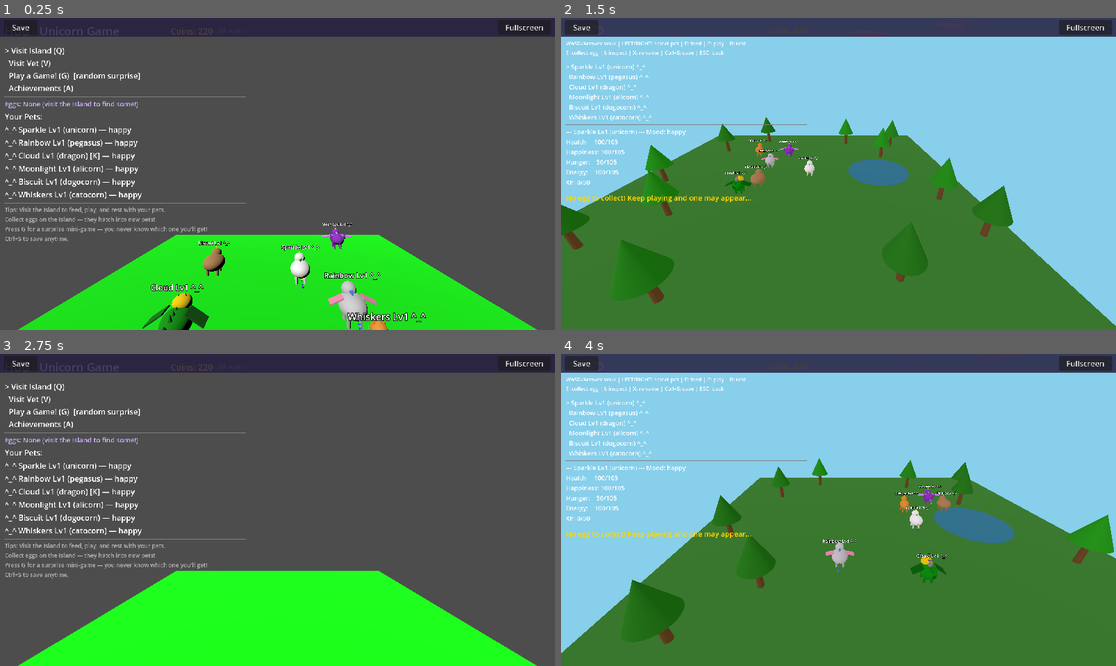
Above: before the commit, frames 1-4 (two rows, left to right).
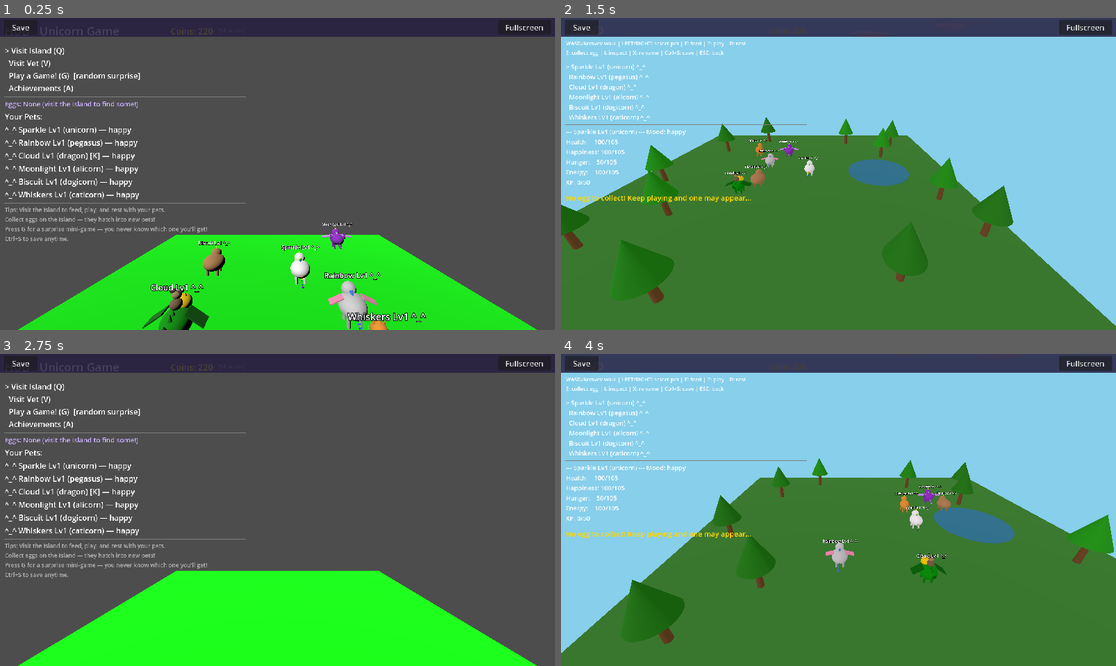
Above: after the commit, the same moments.

Repository: cooneycw/unicorn-game
Game: Godot game, scene res://scenes/Main.tscn
Two runs of this game, one before a commit and one after it. Both use one fixed random seed, a clock stepped at 60 frames per second and the inputs below.
Inputs:
- Up to frame 1 (0.25 s): no input
- Up to frame 2 (1.5 s): tap Enter at 0.5 s; hold D 0.53-1.28 s; tap B at 0.6 s; tap Space at 0.77, 1.07 s; tap E at 0.8, 1.35 s; hold S from 1.28 s (still down)
- Up to frame 3 (2.75 s): tap Space at 1.52, 1.82 s; tap B at 1.55, 2.1 s; release S at 2.03 s; hold D from 2.03 s (still down); tap E at 2.3 s
- Up to frame 4 (4 s): tap Space at 2.75, 3.02, 3.32, 3.77 s; release D at 2.78 s; hold W 2.78-3.53 s; tap M at 2.85 s; tap B at 3.05 s; hold A from 3.53 s (still down); hold Ctrl from 3.53 s (still down); tap E at 3.8 s

The runs differ from the first frame. In frame 1, 0.3% of the frame differs, in the area x 13-34%, y 51-94%; in frame 2, less than 0.1%; in frame 3, 0.2%; in frame 4, 0.1%.

Commit message:
fix: koala rider visibility, rename dogocorn/catocorn to dogicorn/caticorn
- Fix koala guarantee bug: set has_koala data before building Pet visuals
- Make koala rider larger (~50% bigger) with warm brown/tan coloring and pink inner ears
- Rename dogocorn → dogicorn and catocorn → caticorn across all scripts
- Add backward compatibility: JSON loader and CSV importer map old type names automatically

Co-Authored-By: Claude Opus 4.6 <noreply@anthropic.com>

Diff:
--- a/scripts/AchievementManager.gd
+++ b/scripts/AchievementManager.gd
@@ -78,7 +78,7 @@
 	# Dog Lover
 	var dog_count = 0
 	for pid in all_pets.keys():
-		if all_pets[pid]["type"] == "dogocorn":
+		if all_pets[pid]["type"] == "dogicorn":
 			dog_count += 1
 	if dog_count >= 3:
 		_try_unlock("dog_lover")
@@ -86,7 +86,7 @@
 	# Cat Lover
 	var cat_count = 0
 	for pid in all_pets.keys():
-		if all_pets[pid]["type"] == "catocorn":
+		if all_pets[pid]["type"] == "caticorn":
 			cat_count += 1
 	if cat_count >= 3:
 		_try_unlock("cat_lover")
--- a/scripts/GameManager.gd
+++ b/scripts/GameManager.gd
@@ -77,8 +77,8 @@
 	"pegasus": [Color.LIGHT_GRAY, Color(0.75, 0.75, 0.75), Color(0.53, 0.81, 0.92), Color(0.73, 0.56, 0.87)],
 	"dragon": [Color(0.0, 0.6, 0.0), Color(0.0, 0.75, 0.0), Color(0.4, 0.0, 0.6), Color(1.0, 0.5, 0.0)],
 	"alicorn": [Color(0.6, 0.2, 0.8), Color(0.1, 0.1, 0.7), Color.WHITE],
-	"dogocorn": [Color(0.72, 0.53, 0.34), Color(0.95, 0.87, 0.73), Color(0.3, 0.3, 0.3), Color(1.0, 0.85, 0.6)],
-	"catocorn": [Color(0.95, 0.6, 0.2), Color(0.2, 0.2, 0.2), Color(0.85, 0.85, 0.85), Color(0.75, 0.55, 0.35)],
+	"dogicorn": [Color(0.72, 0.53, 0.34), Color(0.95, 0.87, 0.73), Color(0.3, 0.3, 0.3), Color(1.0, 0.85, 0.6)],
+	"caticorn": [Color(0.95, 0.6, 0.2), Color(0.2, 0.2, 0.2), Color(0.85, 0.85, 0.85), Color(0.75, 0.55, 0.35)],
 }
 
 func _ready():
@@ -121,9 +121,15 @@
 	for key in saved_pets.keys():
 		var pet_id = int(key)
 		var pet_data = saved_pets[key]
+		# Map old type names to new names
+		var loaded_type = str(pet_data.get("type", "unicorn"))
+		if loaded_type == "dogocorn":
+			loaded_type = "dogicorn"
+		elif loaded_type == "catocorn":
+			loaded_type = "caticorn"
 		pets[pet_id] = {
 			"name": str(pet_data.get("name", "Pet")),
-			"type": str(pet_data.get("type", "unicorn")),
+			"type": loaded_type,
 			"health": int(pet_data.get("health", 100)),
 			"happiness": int(pet_data.get("happiness", 100)),
 			"hunger": int(pet_data.get("hunger", 50)),
@@ -275,9 +281,9 @@
 	elif roll < 0.65:
 		return "dragon"
 	elif roll < 0.77:
-		return "dogocorn"
+		return "dogicorn"
 	elif roll < 0.89:
-		return "catocorn"
+		return "caticorn"
 	else:
 		return "alicorn"
 
--- a/scripts/Main.gd
+++ b/scripts/Main.gd
@@ -216,23 +216,26 @@
 
 func _spawn_starting_pets():
 	var pet_names = ["Sparkle", "Rainbow", "Cloud", "Moonlight", "Biscuit", "Whiskers"]
-	var pet_types = ["unicorn", "pegasus", "dragon", "alicorn", "dogocorn", "catocorn"]
-
+	var pet_types = ["unicorn", "pegasus", "dragon", "alicorn", "dogicorn", "caticorn"]
+
+	# Create pet data first (before spawning visuals)
 	for i in range(pet_names.size()):
-		var pet_id = game_manager.add_pet(pet_names[i], pet_types[i])
-		_spawn_pet_in_world(pet_id)
-
-	# Guarantee at least one pet has a koala rider
+		game_manager.add_pet(pet_names[i], pet_types[i])
+
+	# Guarantee at least one pet has a koala rider before building visuals
 	var any_koala = false
 	for pid in game_manager.pets.keys():
 		if game_manager.pets[pid].get("has_koala", false):
 			any_koala = true
 			break
 	if not any_koala:
-		# Give a random starting pet a koala
 		var all_ids = game_manager.pets.keys()
 		var lucky_id = all_ids[randi() % all_ids.size()]
 		game_manager.pets[lucky_id]["has_koala"] = true
+
+	# Now spawn visuals — Pet._ready() will see correct has_koala data
+	for pid in game_manager.pets.keys():
+		_spawn_pet_in_world(pid)
 
 	_refresh_pet_list()
 
--- a/scripts/Pet.gd
+++ b/scripts/Pet.gd
@@ -5,7 +5,7 @@
 
 var pet_id: int
 var pet_name: String
-var pet_type: String  # "unicorn", "pegasus", "dragon", "alicorn", "dogocorn", "catocorn"
+var pet_type: String  # "unicorn", "pegasus", "dragon", "alicorn", "dogicorn", "caticorn"
 
 var _game_manager
 var _audio_manager
@@ -64,11 +64,11 @@
 	var sphere_mesh = SphereMesh.new()
 
 	match pet_type:
-		"dogocorn":
+		"dogicorn":
 			sphere_mesh.radius = 0.5
 			sphere_mesh.height = 0.9
 			_body_mesh.scale = Vector3(1.1, 0.85, 1.3)  # stocky
-		"catocorn":
+		"caticorn":
 			sphere_mesh.radius = 0.4
 			sphere_mesh.height = 0.75
 			_body_mesh.scale = Vector3(0.9, 0.95, 1.4)  # sleek and long
@@ -90,11 +90,11 @@
 	var head = SphereMesh.new()
 
 	match pet_type:
-		"dogocorn":
+		"dogicorn":
 			head.radius = 0.28
 			head.height = 0.55
 			_head_mesh.position = Vector3(0, 0.3, -0.4)
-		"catocorn":
+		"caticorn":
 			head.radius = 0.22
 			head.height = 0.44
 			_head_mesh.position = Vector3(0, 0.38, -0.38)
@@ -122,10 +122,10 @@
 	var eye_z = -0.55
 	var eye_y = 0.38
 	match pet_type:
-		"dogocorn":
+		"dogicorn":
 			eye_z = -0.58
 			eye_y = 0.35
-		"catocorn":
+		"caticorn":
 			eye_z = -0.52
 			eye_y = 0.4
 
@@ -152,14 +152,14 @@
 
 	# Adjust leg positions for different body shapes
 	match pet_type:
-		"dogocorn":
+		"dogicorn":
 			leg_positions = [
 				Vector3(-0.25, -0.42, -0.25),
 				Vector3(0.25, -0.42, -0.25),
 				Vector3(-0.25, -0.42, 0.25),
 				Vector3(0.25, -0.42, 0.25),
 			]
-		"catocorn":
+		"caticorn":
 			leg_positions = [
 				Vector3(-0.18, -0.45, -0.25),
 				Vector3(0.18, -0.45, -0.25),
@@ -192,12 +192,12 @@
 	var cone_mesh = CylinderMesh.new()
 
 	match pet_type:
-		"dogocorn":
+		"dogicorn":
 			cone_mesh.top_radius = 0.0
 			cone_mesh.bottom_radius = 0.07
 			cone_mesh.height = 0.35
 			horn.position = Vector3(0, 0.55, -0.4)
-		"catocorn":
+		"caticorn":
 			cone_mesh.top_radius = 0.0
 			cone_mesh.bottom_radius = 0.06
 			cone_mesh.height = 0.3
@@ -241,9 +241,9 @@
 			_build_alicorn_features()
 			_build_mane([Color(0.8, 0.6, 0.95)])
 			_build_equine_tail([Color(0.8, 0.6, 0.95)])
-		"dogocorn":
+		"dogicorn":
 			_build_dog_features()
-		"catocorn":
+		"caticorn":
 			_build_cat_features()
 
 func _build_mane(colors: Array):
@@ -599,67 +599,80 @@
 
 func _build_koala():
 	var koala_root = Node3D.new()
-	koala_root.position = Vector3(0, 0.45, 0.05)
+	koala_root.position = Vector3(0, 0.55, 0.05)
 	koala_root.name = "Koala"
 
-	# Body
+	# Body — larger and warm brown
 	var body = MeshInstance3D.new()
 	var body_mesh = SphereMesh.new()
-	body_mesh.radius = 0.12
-	body_mesh.height = 0.2
+	body_mesh.radius = 0.18
+	body_mesh.height = 0.3
 	body.mesh = body_mesh
 	var bmat = StandardMaterial3D.new()
-	bmat.albedo_color = Color(0.55, 0.55, 0.55)
+	bmat.albedo_color = Color(0.5, 0.4, 0.3)  # warm brown
 	body.material_override = bmat
 	koala_root.add_child(body)
 
-	# Head
+	# Head — lighter tan
 	var head = MeshInstance3D.new()
 	var head_mesh = SphereMesh.new()
-	head_mesh.radius = 0.09
-	head_mesh.height = 0.16
+	head_mesh.radius = 0.14
+	head_mesh.height = 0.24
 	head.mesh = head_mesh
-	head.position = Vector3(0, 0.18, -0.05)
+	head.position = Vector3(0, 0.25, -0.06)
 	var hmat = StandardMaterial3D.new()
-	hmat.albedo_color = Color(0.6, 0.6, 0.6)
+	hmat.albedo_color = Color(0.65, 0.55, 0.4)  # lighter tan
 	head.material_override = hmat
 	koala_root.add_child(head)
 
-	# Round fluffy ears
-	for side in [-1.0, 1.0]:
+	# Round fluffy ears — distinctive dark with pink inner
+	for side in [-1.0, 1.0]:
+		# Outer ear (dark brown)
 		var ear = MeshInstance3D.new()
 		var ear_mesh = SphereMesh.new()
-		ear_mesh.radius = 0.055
-		ear_mesh.height = 0.065
+		ear_mesh.radius = 0.09
+		ear_mesh.height = 0.1
 		ear.mesh = ear_mesh
-		ear.position = Vector3(side * 0.08, 0.25, -0.05)
+		ear.position = Vector3(side * 0.12, 0.35, -0.06)
 		var emat = StandardMaterial3D.new()
-		emat.albedo_color = Color(0.4, 0.4, 0.4)
+		emat.albedo_color = Color(0.35, 0.25, 0.18)
 		ear.material_override = emat
 		koala_root.add_child(ear)
-
-	# Eyes
+		# Inner ear (pink)
+		var inner_ear = MeshInstance3D.new()
+		var ie_mesh = SphereMesh.new()
+		ie_mesh.radius = 0.05
+		ie_mesh.height = 0.06
+		inner_ear.mesh = ie_mesh
+		inner_ear.position = Vector3(side * 0.12, 0.35, -0.1)
+		var ie_mat = StandardMaterial3D.new()
+		ie_mat.albedo_color = Color(0.9, 0.6, 0.6)  # pink
+		inner_ear.material_override = ie_mat
+		koala_root.add_child(inner_ear)
+
+	# Eyes — shiny black
 	for side in [-1.0, 1.0]:
 		var eye = MeshInstance3D.new()
 		var eye_mesh = SphereMesh.new()
-		eye_mesh.radius = 0.02
-		eye_mesh.height = 0.03
+		eye_mesh.radius = 0.035
+		eye_mesh.height = 0.04
 		eye.mesh = eye_mesh
-		eye.position = Vector3(side * 0.04, 0.2, -0.12)
+		eye.position = Vector3(side * 0.06, 0.28, -0.18)
 		var eyemat = StandardMaterial3D.new()
-		eyemat.albedo_color = Color.BLACK
+		eyemat.albedo_color = Color(0.05, 0.05, 0.05)
+		eyemat.metallic = 0.3
 		eye.material_override = eyemat
 		koala_root.add_child(eye)
 
-	# Nose
+	# Big round nose — signature koala feature
 	var nose = MeshInstance3D.new()
 	var nose_mesh = SphereMesh.new()
-	nose_mesh.radius = 0.025
-	nose_mesh.height = 0.03
+	nose_mesh.radius = 0.045
+	nose_mesh.height = 0.04
 	nose.mesh = nose_mesh
-	nose.position = Vector3(0, 0.17, -0.13)
+	nose.position = Vector3(0, 0.22, -0.2)
 	var nmat = StandardMaterial3D.new()
-	nmat.albedo_color = Color(0.15, 0.1, 0.1)
+	nmat.albedo_color = Color(0.1, 0.08, 0.08)
 	nose.material_override = nmat
 	koala_root.add_child(nose)
 
@@ -786,11 +799,11 @@
 			tail_node.rotation.y = sin(_bob_time * 1.5) * 0.3
 
 	# Dog tail wag (fast side-to-side)
-	if pet_type == "dogocorn" and _tail_node:
+	if pet_type == "dogicorn" and _tail_node:
 		_tail_node.rotation.y = sin(_bob_time * 8.0) * 0.4
 
 	# Cat tail swish (slow, elegant)
-	if pet_type == "catocorn" and _tail_node:
+	if pet_type == "caticorn" and _tail_node:
 		_tail_node.rotation.y = sin(_bob_time * 1.2) * 0.5
 		_tail_node.rotation.x = sin(_bob_time * 0.8) * 0.1
 
@@ -912,9 +925,9 @@
 			return Color(0.0, 0.6, 0.0)
 		"alicorn":
 			return Color(0.6, 0.2, 0.8)
-		"dogocorn":
+		"dogicorn":
 			return Color(0.72, 0.53, 0.34)
-		"catocorn":
+		"caticorn":
 			return Color(0.95, 0.6, 0.2)
 		_:
 			return Color.WHITE
--- a/scripts/SaveManager.gd
+++ b/scripts/SaveManager.gd
@@ -140,8 +140,14 @@
 		var pet_name = str(cols[1]).replace(";", ",")  # reverse the comma escaping
 		var pet_type = str(cols[2])
 
+		# Map old type names to new names
+		if pet_type == "dogocorn":
+			pet_type = "dogicorn"
+		elif pet_type == "catocorn":
+			pet_type = "caticorn"
+
 		# Validate pet type
-		if pet_type not in ["unicorn", "pegasus", "dragon", "alicorn", "dogocorn", "catocorn"]:
+		if pet_type not in ["unicorn", "pegasus", "dragon", "alicorn", "dogicorn", "caticorn"]:
 			continue
 
 		# CSV columns: pet_id(0),name(1),type(2),level(3),xp(4),
Not shown, changed: CLAUDE.md
